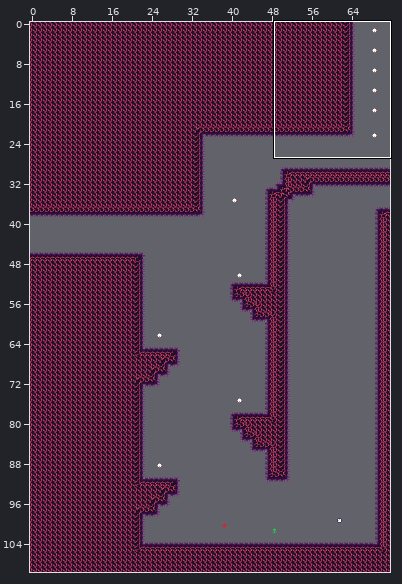
Tiled map -- mapping_tools/tilemaps/fire1a.tmx. Above: a wide view before the commit, with the close-up outlined.
Close-up. Before the commit:
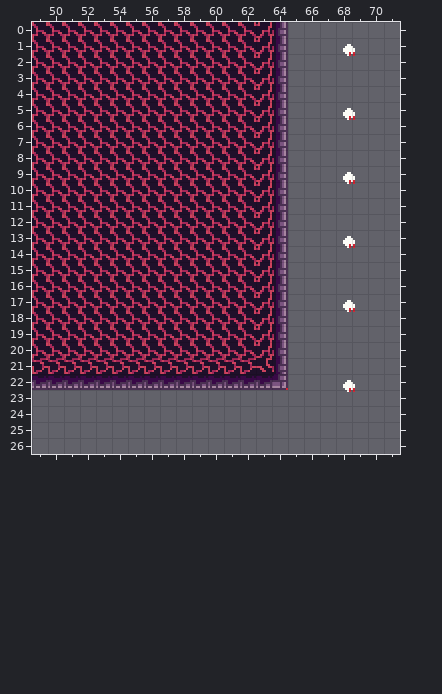
Cells are 8x8 px. Shown: x 49..71, y 0..26. The commit also changed other parts of the map, which this record leaves out. Layer "entity" is drawn -13,-5 px off the grid.
New version:
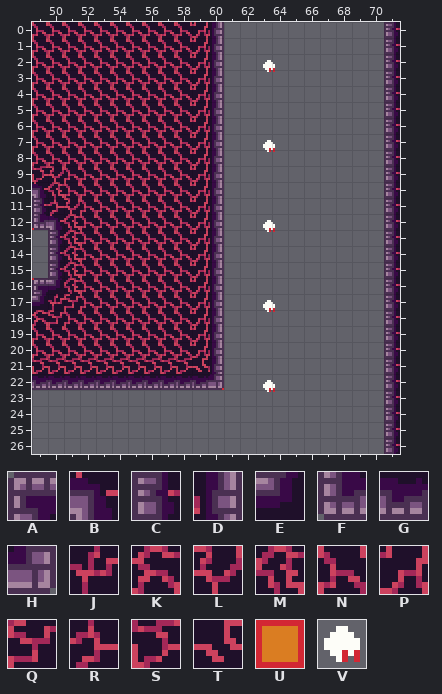
Key: from "fire": A 0, B 4, C 13, D 15, E 17, F 26, G 27, H 28, J 49, K 50, L 61, M 62, N 63, P 64, Q 74, R 75, S 76, T 77; from "tools": U 1 "ground", V 3 "Fire Charge".
_ is an empty cell, # one hidden under a higher layer.
Commit: Level addition to fire.
The edit:
Layer "draft":
y 0..12: x 61..64 #### -> ____
y 13..15: x 49 # -> _; x 61..64 #### -> ____
y 16..21: x 61..64 #### -> ____
y 22: x 61..64 ###U -> ____
Layer "entity":
y 2: x 70 V -> _
y 3: x 65 _ -> V
y 6: x 70 V -> _
y 8: x 65 _ -> V
y 10: x 70 V -> _
y 13: x 65 _ -> V
y 14: x 70 V -> _
y 18: x 65 _ -> V; x 70 V -> _
y 23: x 65 _ -> V; x 70 V -> _
Layer "map":
y 0..8: x 59..64 NNNNPD -> PD____; x 71 _ -> C
y 9: x 49..50 NN -> SL; x 59..64 NNNNPD -> PD____; x 71 _ -> C
y 10: x 49..50 NN -> BM; x 59..64 NNNNPD -> PD____; x 71 _ -> C
y 11: x 49..51 NNN -> CRL; x 59..64 NNNNPD -> PD____; x 71 _ -> C
y 12: x 49..51 NNN -> FBM; x 59..64 NNNNPD -> PD____; x 71 _ -> C
y 13..15: x 49..51 NNN -> _CM; x 59..64 NNNNPD -> PD____; x 71 _ -> C
y 16: x 49..51 NNN -> AEM; x 59..64 NNNNPD -> PD____; x 71 _ -> C
y 17: x 49..51 NNN -> EJQ; x 59..64 NNNNPD -> PD____; x 71 _ -> C
y 18: x 49..50 NN -> KQ; x 59..64 NNNNPD -> PD____; x 71 _ -> C
y 19..20: x 59..64 NNNNPD -> PD____; x 71 _ -> C
y 21: x 59..64 SSSSTD -> TD____; x 71 _ -> C
y 22: x 60..64 GGGGH -> H____; x 71 _ -> C
y 23..26: x 71 _ -> C
